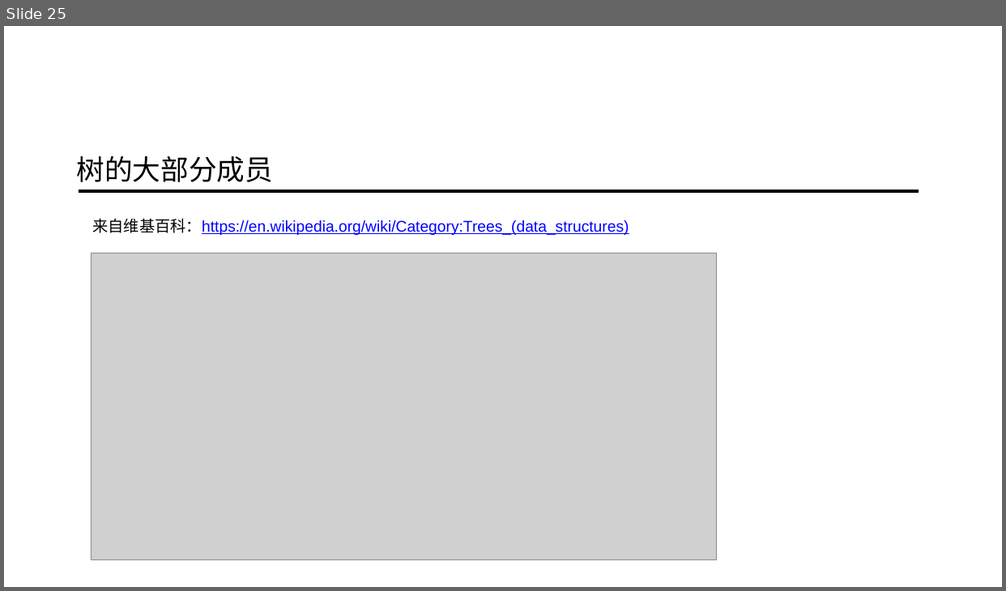
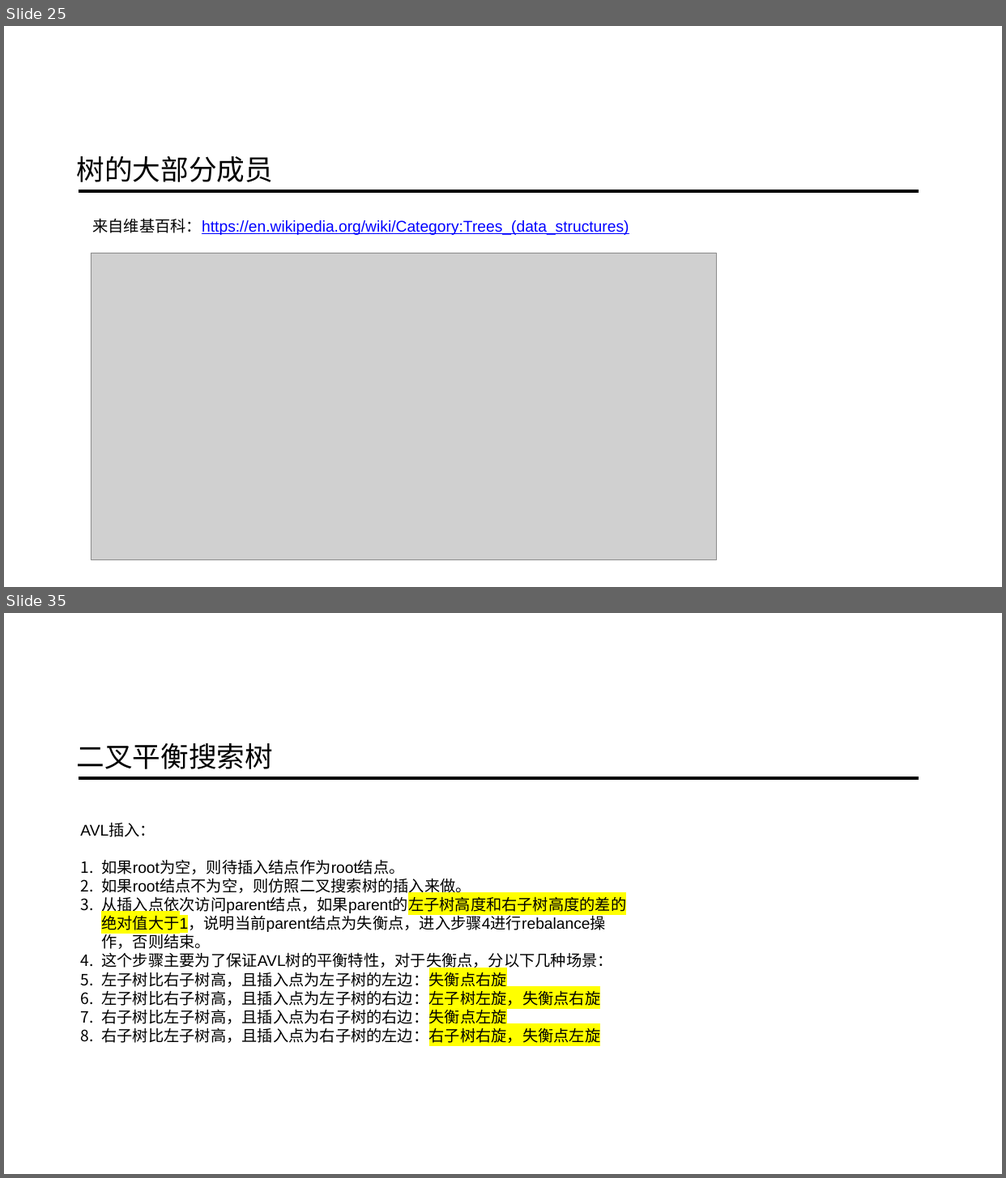
Before and after one commit to ainilili/data-structure-trees-demo, a slide deck: 数据结构之树.pptx. Shown one above the other, each under a label of ours: slide 25 before the commit, slides 25 and 35 after it; the slides between them are not shown. The pictures are 1006x591 and 1006x1178 pixels, drawn with LibreOffice and Linux fonts; fonts in the diff are those of the drawing; grey boxes stand for pictures; background and template pictures are left out. Boxes give left, top, right and bottom in pixels: in the first picture for what was removed or moved away, otherwise in the second. Text is boxed around its words. In the diff, an @@ line names an element or a change of style, - is before the commit and + after.

```diff
--- a/数据结构之树.pptx
+++ b/数据结构之树.pptx
@@ slide 35 added at <box>4,613,1002,1174</box>, background picture (left out) @@
@@ text added at <box>77,743,274,769</box>, 54 pt, text #000000 @@
+二叉平衡搜索树
@@ line added from (79, 778) to (918, 778), #000000 6.5 pt @@
@@ text added at <box>80,824,626,1046</box>, 30 pt, text #000000 @@
+AVL插入：
+1. 如果root为空，则待插入结点作为root结点。
+2. 如果root结点不为空，则仿照二叉搜索树的插入来做。
+3. 从插入点依次访问parent结点，如果parent的左子树高度和右子树高度的差的绝对值大于1，说明当前parent结点为失衡点，进入步骤4进行rebalance操作，否则结束。
+4. 这个步骤主要为了保证AVL树的平衡特性，对于失衡点，分以下几种场景：
+5. 左子树比右子树高，且插入点为左子树的左边：失衡点右旋
+6. 左子树比右子树高，且插入点为左子树的右边：左子树左旋，失衡点右旋
+7. 右子树比左子树高，且插入点为右子树的右边：失衡点左旋
+8. 右子树比左子树高，且插入点为右子树的左边：右子树右旋，失衡点左旋
```
Also in this commit, not shown: 2 slides changed, 31 other slides added, 12 slides removed.
